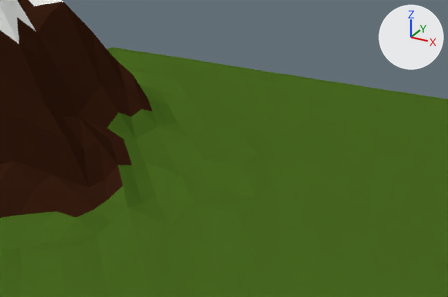
An edit to the Blender file Models/Mountain.blend, drawn before and after from the same camera.
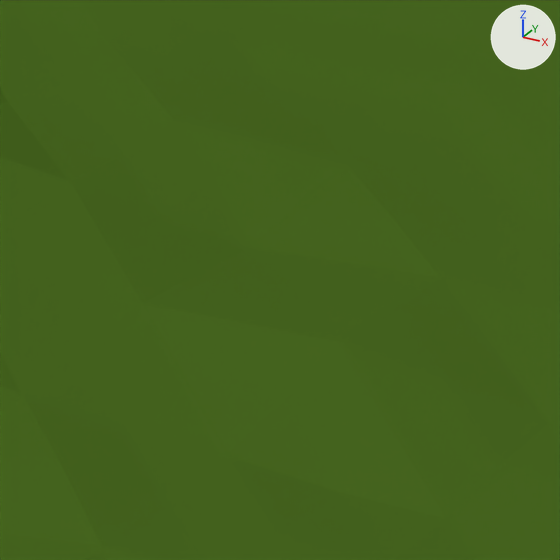
Each version appears first from a 50 mm lens placed at (8.14, -11.89, 6.51), pointed at (1.55, 0.1, 0.52), and next in a close-up on the part from 39% to 62% of the width and 35% to 69% of the height. The axes (+X, +Y, +Z) are drawn at upper right. The lights are the same throughout.
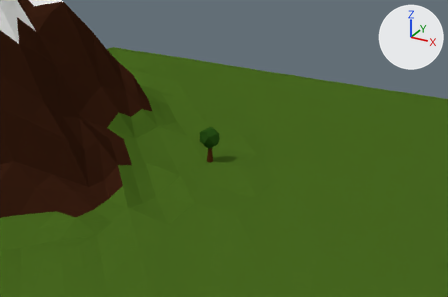
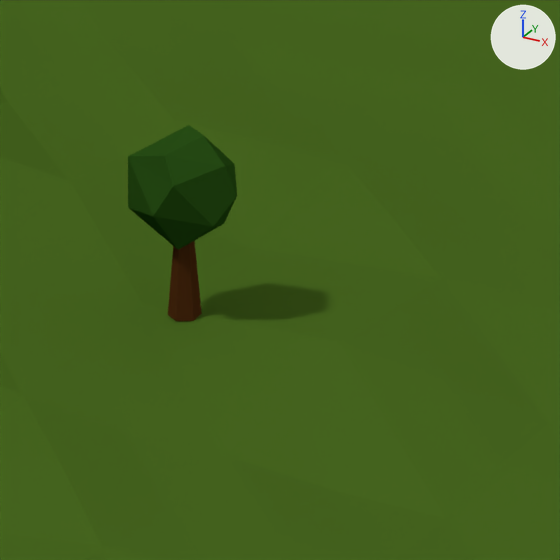
Commit message: Primeira árvore modelada

What differs and where, as boxes [x1, y1, x2, y2] in the close-ups (560 x 560 px):
```json
{"object": "Tree1", "change": "added", "after": [128, 125, 237, 321], "on screen": "green", "faces in mat_green_002 (dark green #284e16)": [128, 125, 237, 250], "faces in mat_brown_001 (brown #502c13)": [168, 241, 202, 321]}
```

Edits to the scene script, one JSON object a line:
```json
{"op": "add", "block": "mat_green_002", "code": ["mat_green_002 = diffuse_material('Green.002')", "mat_green_002.base_color = (0.0213, 0.0766, 0.008)  # dark green #284e16"]}
{"op": "add", "block": "mat_brown_001", "code": ["mat_brown_001 = diffuse_material('Brown.001')", "mat_brown_001.base_color = (0.08, 0.0253, 0.00646)  # brown #502c13"]}
{"op": "add", "block": "me_cylinder_002", "code": ["me_cylinder_002 = bpy.data.meshes.new('Cylinder.002')", "me_cylinder_002.from_pydata(...)  # 30 vertices, 40 faces; spans x -4.38..4.38, y -4.29..3.96, z -0.71..2.33", "# faces by material slot: [8, 32]", "me_cylinder_002.materials.append(mat_brown_001)  # brown #502c13", "me_cylinder_002.materials.append(mat_green_002)  # dark green #284e16"]}
{"op": "add", "block": "ob_tree1", "code": ["ob_tree1 = bpy.data.objects.new('Tree1', me_cylinder_002)", "ob_tree1.location = (1.231, -0.023, 0.366)", "ob_tree1.scale = (0.0608, 0.0608, 0.284)"]}
```
